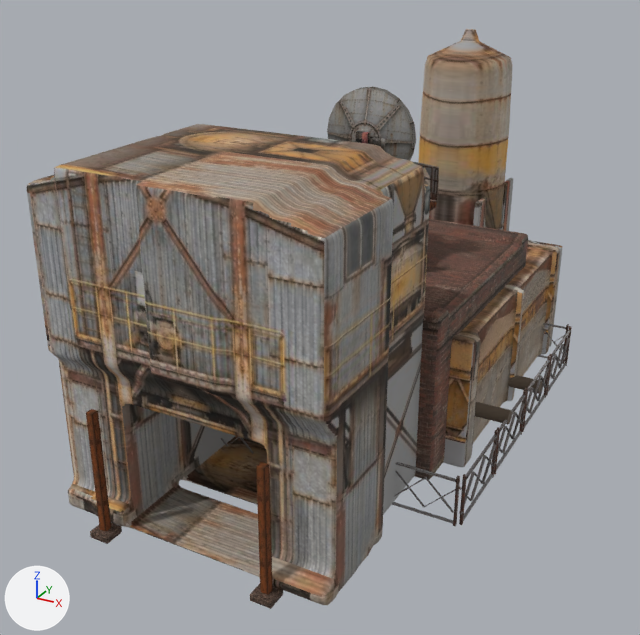
The glTF model public/assets/models/wasteland/town/plants.glb, before and after one commit.
Camera for both pictures: a camera (50 mm lens) standing at (12.8, -26.7, 16.0) and looking at (-0.9, -1.8, 3.6). The axes (+X, +Y, +Z) are drawn at lower left. The lights are the same throughout. The older version comes first. Where no turn or scale is listed for an object, it has been applied to the vertices.

Names of what the first picture shows: 'batch-plant:aggregate-bin-shells', 'batch-plant:mixing-tower-shell', 'batch-plant:mixing-tower:bay-post.001', 'batch-plant:mixing-tower:bay-post.003', 'batch-plant:silo-shell', 'pump-station:body', 'pump-station:fence-back-4.5', 'pump-station:fence-right-4.5', 'radar:dish-rear-surface' and 14 more.
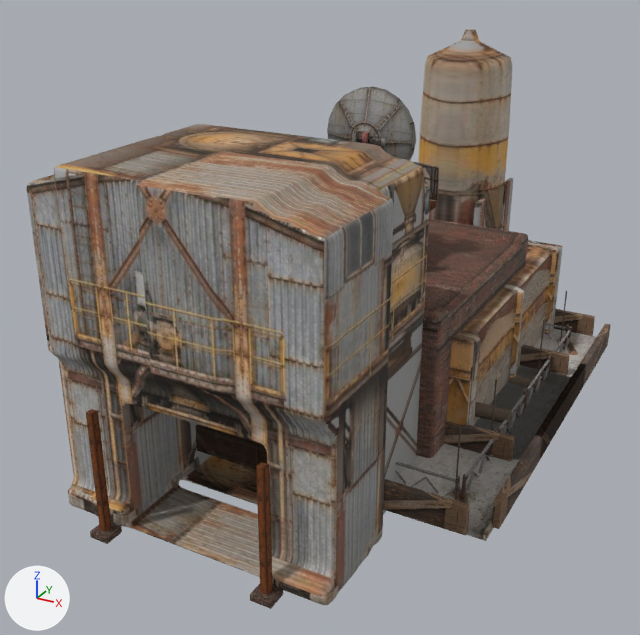
Pixel boxes (x1, y1, x2, y2) of what changed, in the pictures (640 x 635 px):
'formwork-4:set', added: after (395, 328, 596, 541)
'formwork-4:end-wall-1', added: after (195, 425, 469, 535)
'formwork-4:timber-wall-1', added: after (492, 324, 611, 529)
'formwork-3:end-wall-1', added (brown): after (444, 421, 514, 462)
'formwork-3:end-wall--1', added (brown): after (520, 345, 569, 375)
'formwork-3:set', added (mostly hidden): after (475, 365, 571, 460)
'formwork-3:timber-wall-1', added: after (538, 363, 586, 461)
'formwork-4:end-wall--1', added (brown): after (553, 309, 595, 336)
'formwork-2:end-wall-1', added: after (195, 425, 267, 469)
'formwork-4:steel-stakes', added (mostly hidden): after (455, 291, 567, 489)
'formwork-3:steel-stakes', added (mostly hidden): after (491, 320, 545, 431)

What changed in the scene script:
```text
Add ob_formwork_4_timber_wall_1:
    ob_formwork_4_timber_wall_1 = bpy.data.objects.new('formwork-4:timber-wall-1', me_formwork_4_timber_wall_1)  # 8 vertices, 12 faces; spans x 7.18..7.4, y -6.68..6.86, z 0.8..1.7; in mat_photo___formwork_side (picture img_formwork_side)
    ob_formwork_4_timber_wall_1.location = (0.0, 0.0, 0.0)
Add ob_formwork_4_steel_stakes:
    ob_formwork_4_steel_stakes = bpy.data.objects.new('formwork-4:steel-stakes', me_formwork_4_steel_stakes)  # 120 vertices, 192 faces; spans x -5.81..5.81, y -5.8..5.8, z 0.04..3.19; in mat_photo___formwork_side (picture img_formwork_side)
    ob_formwork_4_steel_stakes.location = (0.0, 0.0, 0.0)
Add ob_formwork_4_set:
    ob_formwork_4_set = bpy.data.objects.new('formwork-4:set', me_formwork_4_set)  # a box spanning x 0.03..7.21, y -7.21..7.15, z 0.71..0.93; in mat_formwork_set_concrete_003 (picture img_formwork_top)
    ob_formwork_4_set.location = (0.0, 0.0, 0.0)
Add ob_formwork_4_end_wall_1:
    ob_formwork_4_end_wall_1 = bpy.data.objects.new('formwork-4:end-wall-1', me_formwork_4_end_wall_1)  # 8 vertices, 12 faces; spans x -6.86..6.68, y -7.4..-7.18, z 0.8..1.7; in mat_photo___formwork_side (picture img_formwork_side)
    ob_formwork_4_end_wall_1.location = (0.0, 0.0, 0.0)
Add ob_formwork_4_end_wall__1:
    ob_formwork_4_end_wall__1 = bpy.data.objects.new('formwork-4:end-wall--1', me_formwork_4_end_wall__1)  # 8 vertices, 12 faces; spans x -6.86..6.68, y 7.18..7.4, z 0.8..1.7; in mat_photo___formwork_side (picture img_formwork_side)
    ob_formwork_4_end_wall__1.location = (0.0, 0.0, 0.0)
Add ob_formwork_3_timber_wall_1:
    ob_formwork_3_timber_wall_1 = bpy.data.objects.new('formwork-3:timber-wall-1', me_formwork_3_timber_wall_1)  # 8 vertices, 12 faces; spans x 7.18..7.4, y -2.81..2.88, z 0.8..1.7; in mat_photo___formwork_side (picture img_formwork_side)
    ob_formwork_3_timber_wall_1.location = (0.0, 0.0, 0.0)
Add ob_formwork_3_steel_stakes:
    ob_formwork_3_steel_stakes = bpy.data.objects.new('formwork-3:steel-stakes', me_formwork_3_steel_stakes)  # 120 vertices, 192 faces; spans x -5.81..5.81, y -2.68..2.68, z 0.04..3.19; in mat_photo___formwork_side (picture img_formwork_side)
    ob_formwork_3_steel_stakes.location = (0.0, 0.0, 0.0)
Add ob_formwork_3_set:
    ob_formwork_3_set = bpy.data.objects.new('formwork-3:set', me_formwork_3_set)  # a box spanning x 0.03..7.21, y -3.2..3.16, z 0.71..0.93; in mat_formwork_set_concrete_002 (picture img_formwork_top)
    ob_formwork_3_set.location = (0.0, 0.0, 0.0)
Add ob_formwork_3_end_wall_1:
    ob_formwork_3_end_wall_1 = bpy.data.objects.new('formwork-3:end-wall-1', me_formwork_3_end_wall_1)  # 8 vertices, 12 faces; spans x -6.86..6.68, y -3.4..-3.18, z 0.8..1.7; in mat_photo___formwork_side (picture img_formwork_side)
    ob_formwork_3_end_wall_1.location = (0.0, 0.0, 0.0)
Add ob_formwork_3_end_wall__1:
    ob_formwork_3_end_wall__1 = bpy.data.objects.new('formwork-3:end-wall--1', me_formwork_3_end_wall__1)  # 8 vertices, 12 faces; spans x -6.86..6.68, y 3.18..3.4, z 0.8..1.7; in mat_photo___formwork_side (picture img_formwork_side)
    ob_formwork_3_end_wall__1.location = (0.0, 0.0, 0.0)
Add ob_formwork_2_end_wall_1:
    ob_formwork_2_end_wall_1 = bpy.data.objects.new('formwork-2:end-wall-1', me_formwork_2_end_wall_1)  # 8 vertices, 12 faces; spans x -2.88..2.81, y -7.4..-7.18, z 0.8..1.7; in mat_photo___formwork_side (picture img_formwork_side)
    ob_formwork_2_end_wall_1.location = (0.0, 0.0, 0.0)
```
